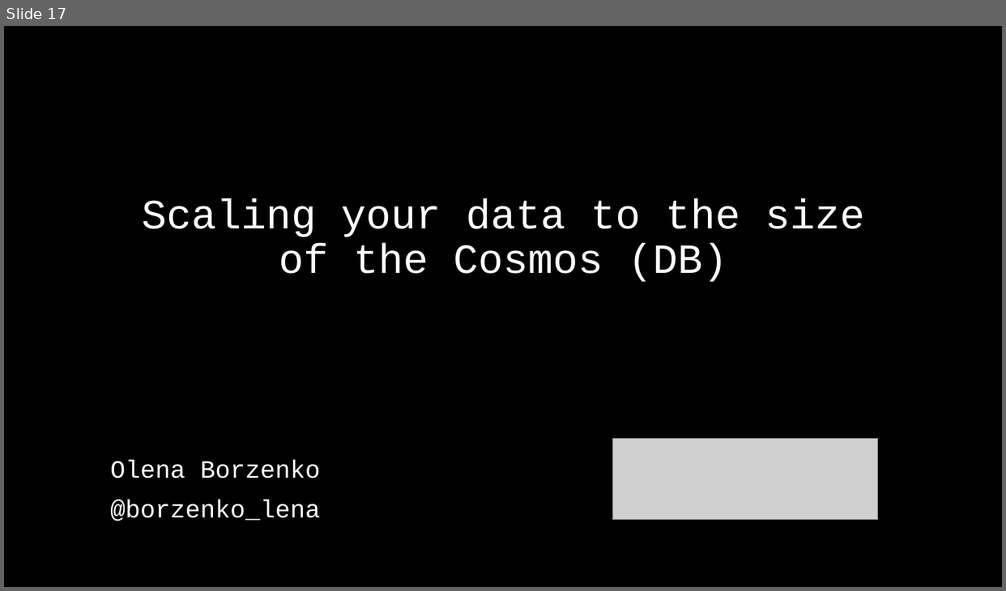
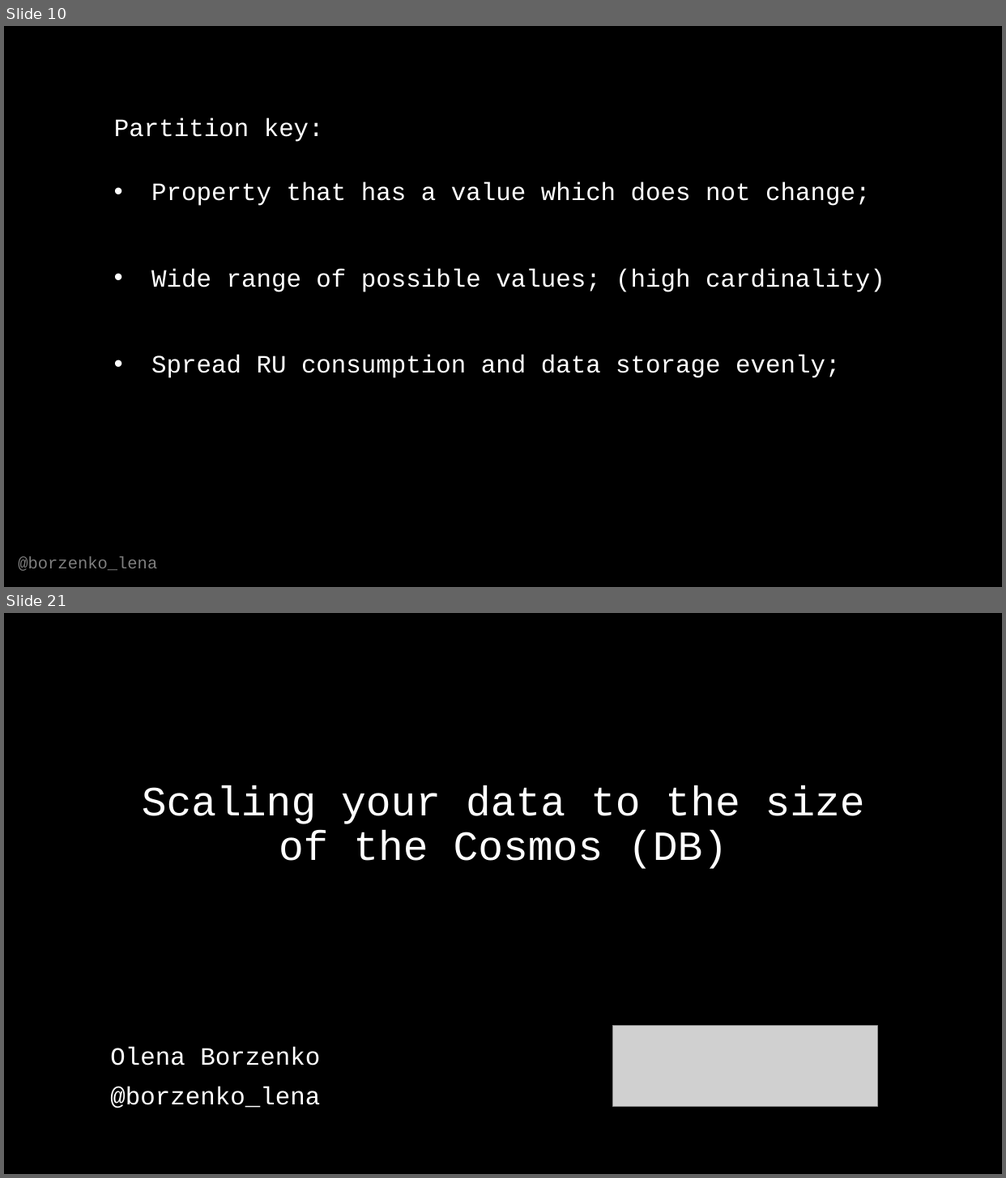
Before and after one commit to OlenaBorzenko/Presentations, a slide deck: ScalingYourDataToTheCosmos.pptx. Shown one above the other, each under a label of ours: slide 17 before the commit, slides 10 and 21 after it; the slides between them are not shown. The pictures are 1006x591 and 1006x1178 pixels, drawn with LibreOffice and Linux fonts; fonts in the diff are those of the drawing; grey boxes stand for pictures. Boxes give left, top, right and bottom in pixels: in the first picture for what was removed or moved away, otherwise in the second. Text is boxed around its words. In the diff, an @@ line names an element or a change of style, - is before the commit and + after.

```diff
--- a/ScalingYourDataToTheCosmos.pptx
+++ b/ScalingYourDataToTheCosmos.pptx
@@ slide 10 added at (4,26,1002,587), background #000000 @@
@@ text added at (114,118,324,142), 24 pt, text #FFFFFF @@
+Partition key:
@@ text added at (151,182,870,206), 24 pt, text #FFFFFF @@
+• Property that has a value which does not change;
@@ text added at (151,269,885,292), 24 pt, text #FFFFFF @@
+• Wide range of possible values; (high cardinality)
@@ text added at (151,355,840,378), 24 pt, text #FFFFFF @@
+• Spread RU consumption and data storage evenly;
@@ text added at (18,557,157,571), 16 pt, text #FFFFFF at 50% opacity @@
+@borzenko_lena
@@ what was slide 17 is now slide 21 @@
```
Also in this commit, not shown: 9 slides changed, 9 other slides added, 6 slides removed.
